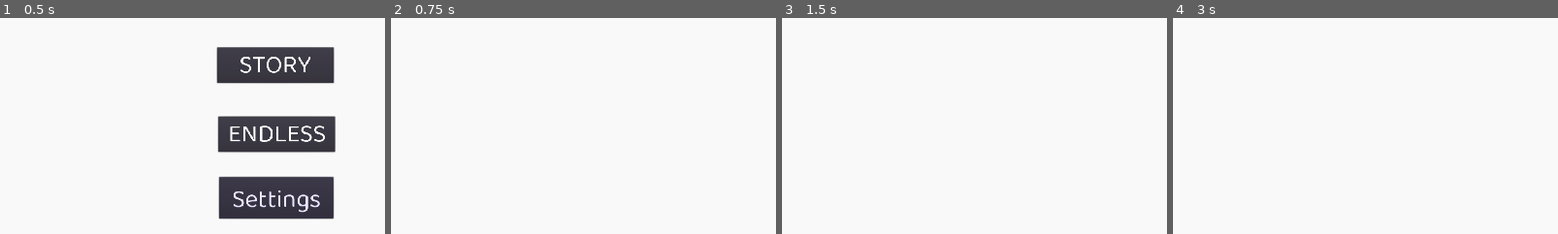
Above: before the commit, frames 1-4 (left to right).
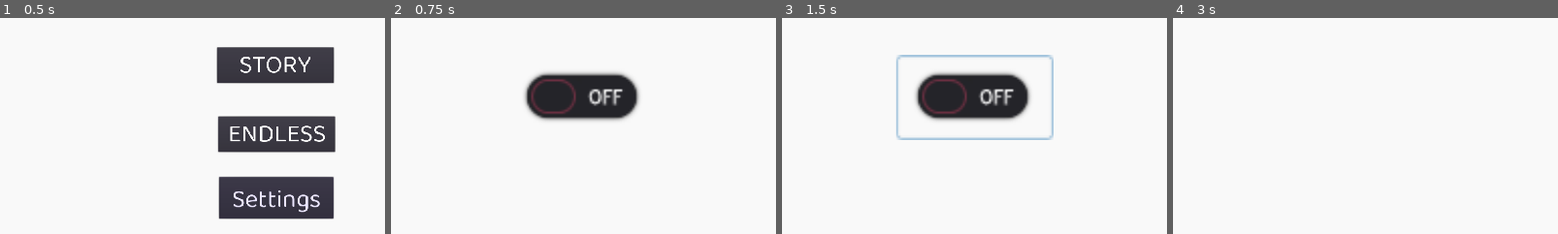
Above: after the commit, the same moments.

Repository: meburns/midas
Game: Godot game, scene res://src/Menu.tscn
Two runs of this game, one before a commit and one after it. Both use one fixed random seed, a clock stepped at 60 frames per second and the inputs below.
Inputs (mouse positions are % of the whole screen's width and height, from its top left):
- Up to frame 1 (0.5 s): no input
- Up to frame 2 (0.75 s): click "Settings" at 0.5 s
- Up to frame 3 (1.5 s): click (40, 52) at 1.27 s
- Up to frame 4 (3 s): click "<=" at 2 s; click "STORY" at 2.75 s
The pictures show only the part of the screen within x 15-65%, y 34-84%; the shares and areas given below are measured in that part.

Frame 1 is identical in both runs. In frame 2, 6.1% of the frame differs, in the area x 34-65%, y 25-48%; in frame 3, 7.7%, in the area x 29-71%, y 17-57%; in frame 4, nothing differs.

Commit message:
Restructure mobile view data

Diff:
--- a/src/Database.gd
+++ b/src/Database.gd
@@ -15,7 +15,7 @@
 			"story_mode_completed": false,
 			"endless_level": 0,
 			"endless_highscore": 0,
-			"touch_size": 0
+			"mobile_size": 0
 		}""").result
 		f.open(db, File.WRITE)
 		f.store_string(JSON.print(init_data, "  ", true))
@@ -71,9 +71,9 @@
 	set_data("endless_highscore", new_score)
 
 
-func get_touch_size() -> int:
+func get_mobile_size() -> int:
 	var data = get_data()
-	return data["touch_size"]
+	return data["mobile_size"]
 
-func set_touch_size(new_size: int) -> void:
-	set_data("touch_size", new_size)
+func set_mobile_size(new_size: int) -> void:
+	set_data("mobile_size", new_size)
--- a/src/Settings.gd
+++ b/src/Settings.gd
@@ -1,7 +1,23 @@
 extends Node2D
 
 
+func _ready() -> void:
+	TouchButtons.set_visible(false)
+	set_button()
+
+func set_button() -> void:
+	var mobile_size = Database.get_mobile_size()
+	if mobile_size == 1:
+		$mobileSize.pressed = true
+	else:
+		$mobileSize.pressed = false
 
 
 func _on_BackButton_pressed() -> void:
 	get_tree().change_scene("res://src/Menu.tscn")
+
+
+func _on_mobileSize_pressed() -> void:
+	var old_mobile_size = Database.get_mobile_size()
+	Database.set_mobile_size(!old_mobile_size)
+	set_button()
--- a/src/Settings.tscn
+++ b/src/Settings.tscn
@@ -35,4 +35,16 @@
 text = "<="
 align = 1
 valign = 1
+
+[node name="mobileSize" type="CheckButton" parent="."]
+margin_left = 567.64
+margin_top = 456.558
+margin_right = 643.64
+margin_bottom = 496.558
+rect_scale = Vector2( 5, 5 )
+toggle_mode = false
+__meta__ = {
+"_edit_use_anchors_": false
+}
 [connection signal="pressed" from="BackButton" to="." method="_on_BackButton_pressed"]
+[connection signal="pressed" from="mobileSize" to="." method="_on_mobileSize_pressed"]
